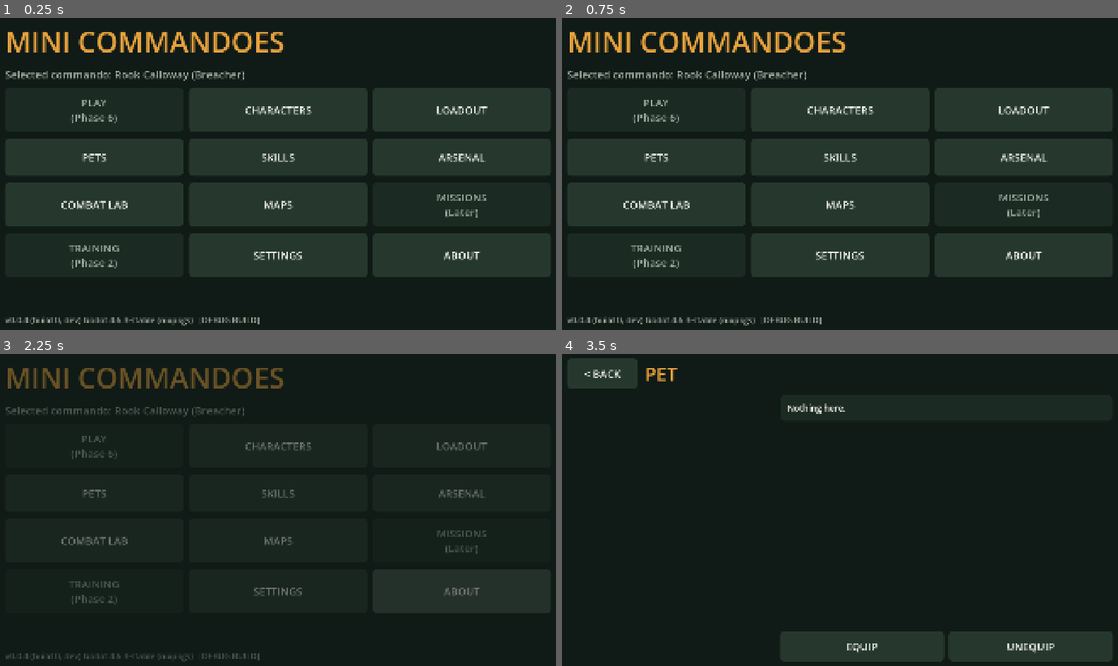
Above: before the commit, frames 1-4 (two rows, left to right).
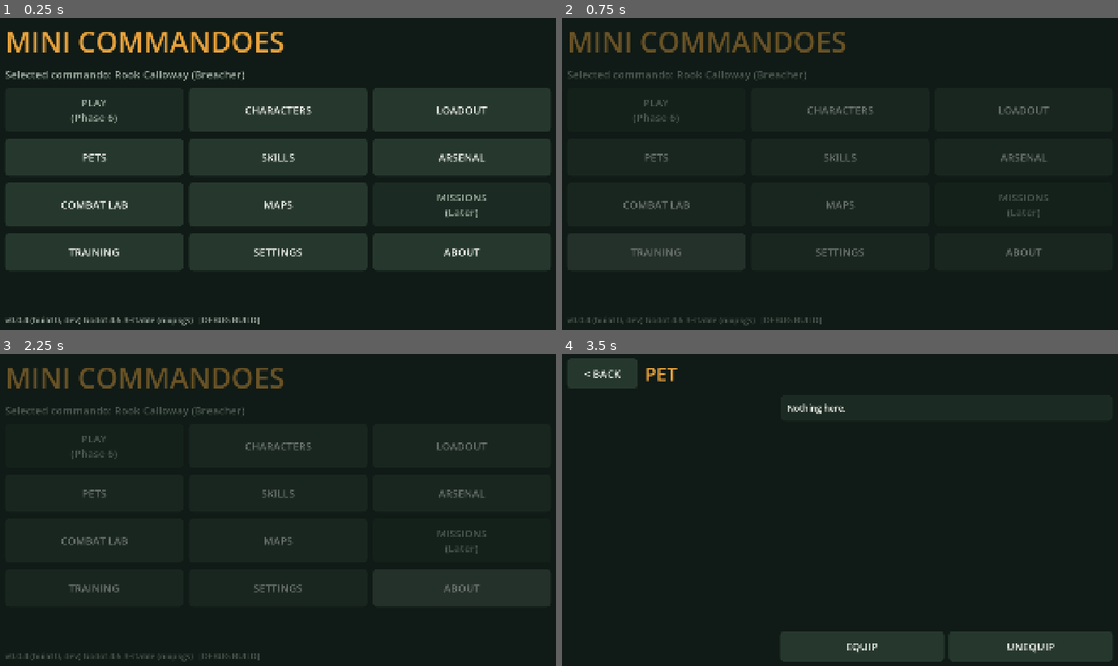
Above: after the commit, the same moments.

Repository: darshandpatel63-prog/mini-commandoes
Game: Godot game, scene res://scenes/menu/main_menu.tscn
Two runs of this game, one before a commit and one after it. Both use one fixed random seed, a clock stepped at 60 frames per second and the inputs below. This scene is started directly instead of the project's main scene.
Inputs (mouse positions are in pixels of both pictures, inside the frame that each line leads up to):
- Up to frame 1 (0.25 s): no input
- Up to frame 2 (0.75 s): click (656, 252) at 0.5 s, where only the run after the commit has a clickable "TRAINING"
- Up to frame 3 (2.25 s): click "CHARACTERS" at 1.25 s; click "< BACK" at 2 s
- Up to frame 4 (3.5 s): click "PETS" at 2.75 s

The runs differ from the first frame. In frame 1, 1.6% of the frame differs, in the area x 12-99%, y 72-84%; in frame 2, 5.9%, in the area x 1-99%, y 4-99%; in frame 3, 0.4%; in frame 4, nothing differs.
Error in both runs: Invalid access to property or key 'rules' on a base object of type 'Dictionary'. (res://src/core/loadout_validator.gd:37)

Commit message:
Update main_menu.gd

Diff:
--- a/scenes/menu/main_menu.gd
+++ b/scenes/menu/main_menu.gd
@@ -13,7 +13,7 @@
 		["COMBAT LAB", SceneRouter.COMBAT_LAB, "", ""],
 		["MAPS", SceneRouter.BROWSER, "maps", ""],
 		["MISSIONS", "", "", "Later"],
-		["TRAINING", "", "", "Phase 2"],
+		["TRAINING", SceneRouter.TRAINING, "", ""],
 		["SETTINGS", SceneRouter.SETTINGS, "", ""],
 		["ABOUT", SceneRouter.ABOUT, "", ""],
 	]
